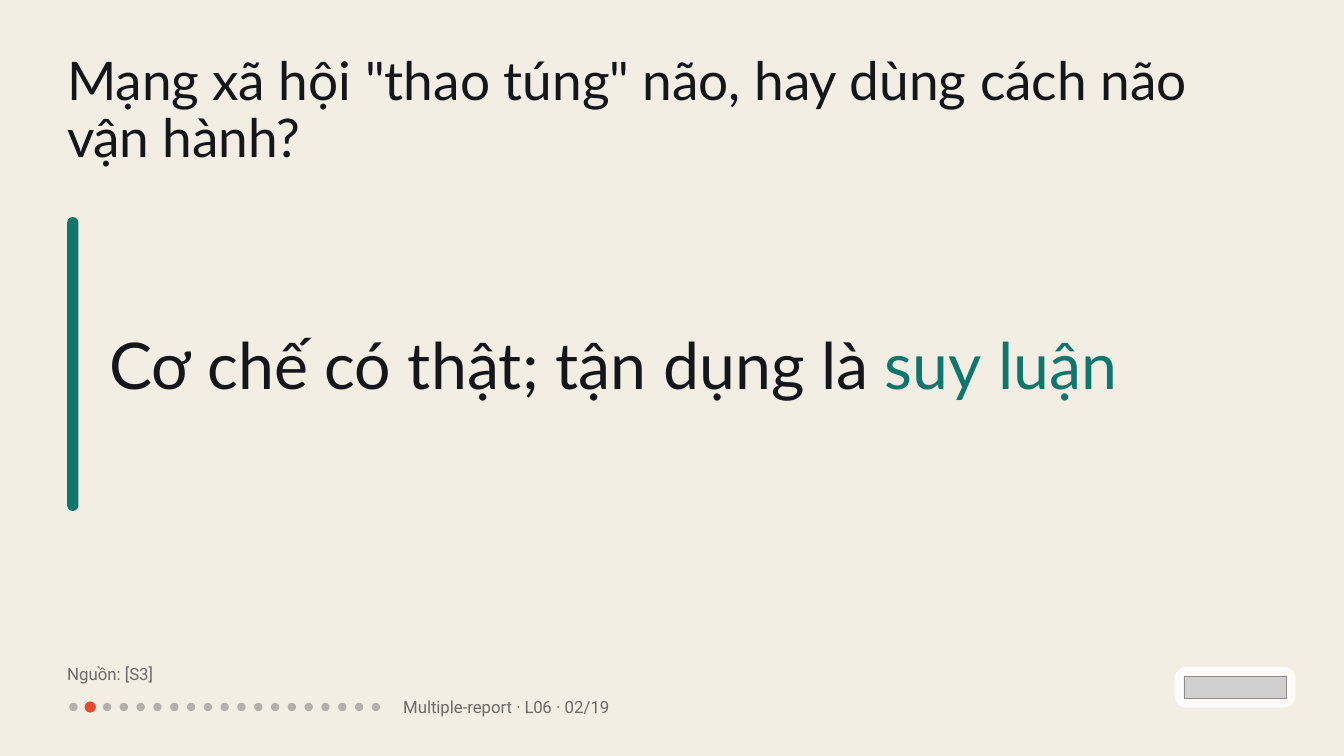
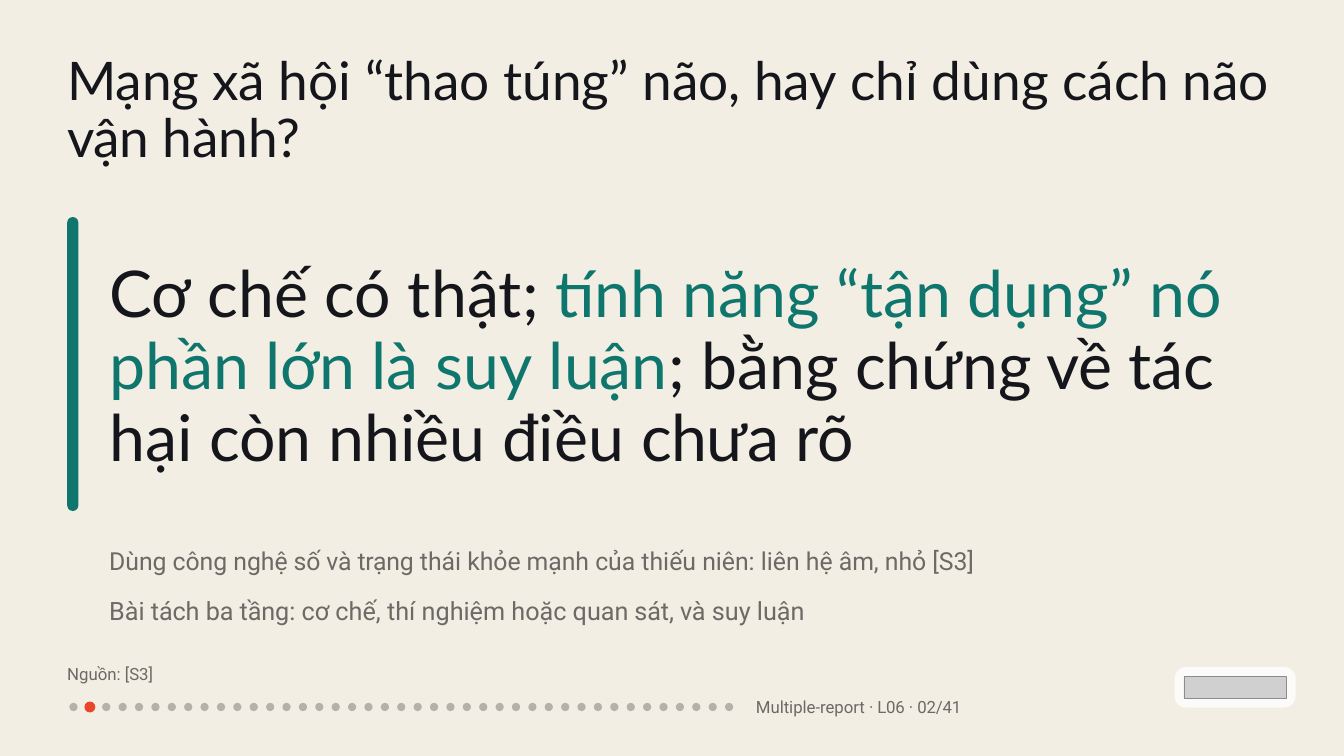
Before and after one commit to vohoailinh90/Multiple-report, a slide deck: slide 2 of lessons/L06/L06.pptx. Drawn at 1344x756 pixels with LibreOffice and Linux fonts; fonts in the diff are those of the drawing; grey boxes stand for pictures. Boxes give left, top, right and bottom in pixels: in the first picture for what was removed or moved away, otherwise in the second. Text is boxed around its words. In the diff, an @@ line names an element or a change of style, - is before the commit and + after.

```diff
--- a/lessons/L06/L06.pptx
+++ b/lessons/L06/L06.pptx
@@ text at bbox=[67, 59, 1269, 167]: text changed @@
-Mạng xã hội "thao túng" não, hay dùng cách não vận hành?
+Mạng xã hội “thao túng” não, hay chỉ dùng cách não vận hành?
@@ text at bbox=[109, 265, 1221, 473]: text changed @@
-Cơ chế có thật; tận dụng là suy luận
+Cơ chế có thật; tính năng “tận dụng” nó phần lớn là suy luận; bằng chứng về tác hại còn nhiều điều chưa rõ
@@ text added at bbox=[109, 549, 974, 575], 26.6 pt, text #6B6A66 @@
+Dùng công nghệ số và trạng thái khỏe mạnh của thiếu niên: liên hệ âm, nhỏ [S3]
@@ text added at bbox=[109, 599, 805, 626], 27 pt, text #6B6A66 @@
+Bài tách ba tầng: cơ chế, thí nghiệm hoặc quan sát, và suy luận
@@ 9 ellipses: place and size @@
-9 ellipses at bbox=[204, 703, 363, 711]
+9 ellipses at bbox=[200, 703, 356, 711]
@@ ellipse: place and size @@
-ellipse at bbox=[372, 703, 380, 711]
+ellipse at bbox=[364, 703, 372, 711]
@@ ellipse added at bbox=[381, 703, 389, 711], fill #14161C at 28% opacity @@
@@ ellipse added at bbox=[397, 703, 405, 711], fill #14161C at 28% opacity @@
@@ ellipse added at bbox=[413, 703, 421, 711], fill #14161C at 28% opacity @@
@@ ellipse added at bbox=[430, 703, 438, 711], fill #14161C at 28% opacity @@
@@ ellipse added at bbox=[446, 703, 454, 711], fill #14161C at 28% opacity @@
@@ ellipse added at bbox=[463, 703, 471, 711], fill #14161C at 28% opacity @@
@@ ellipse added at bbox=[479, 703, 487, 711], fill #14161C at 28% opacity @@
@@ ellipse added at bbox=[495, 703, 503, 711], fill #14161C at 28% opacity @@
@@ ellipse added at bbox=[512, 703, 520, 711], fill #14161C at 28% opacity @@
@@ ellipse added at bbox=[528, 703, 536, 711], fill #14161C at 28% opacity @@
@@ ellipse added at bbox=[545, 703, 553, 711], fill #14161C at 28% opacity @@
@@ ellipse added at bbox=[561, 703, 569, 711], fill #14161C at 28% opacity @@
@@ ellipse added at bbox=[577, 703, 585, 711], fill #14161C at 28% opacity @@
@@ ellipse added at bbox=[594, 703, 602, 711], fill #14161C at 28% opacity @@
@@ ellipse added at bbox=[610, 703, 618, 711], fill #14161C at 28% opacity @@
@@ ellipse added at bbox=[627, 703, 635, 711], fill #14161C at 28% opacity @@
@@ ellipse added at bbox=[643, 703, 651, 711], fill #14161C at 28% opacity @@
@@ ellipse added at bbox=[659, 703, 667, 711], fill #14161C at 28% opacity @@
@@ ellipse added at bbox=[676, 703, 684, 711], fill #14161C at 28% opacity @@
@@ ellipse added at bbox=[692, 703, 700, 711], fill #14161C at 28% opacity @@
@@ ellipse added at bbox=[708, 703, 716, 711], fill #14161C at 28% opacity @@
@@ ellipse added at bbox=[725, 703, 733, 711], fill #14161C at 28% opacity @@
@@ text at bbox=[756, 700, 961, 717]: text changed @@
-Multiple-report · L06 · 02/19
+Multiple-report · L06 · 02/41
```
Also in this commit, not shown: 5 other slides changed, 35 slides added, 13 slides removed, 3 other files.
